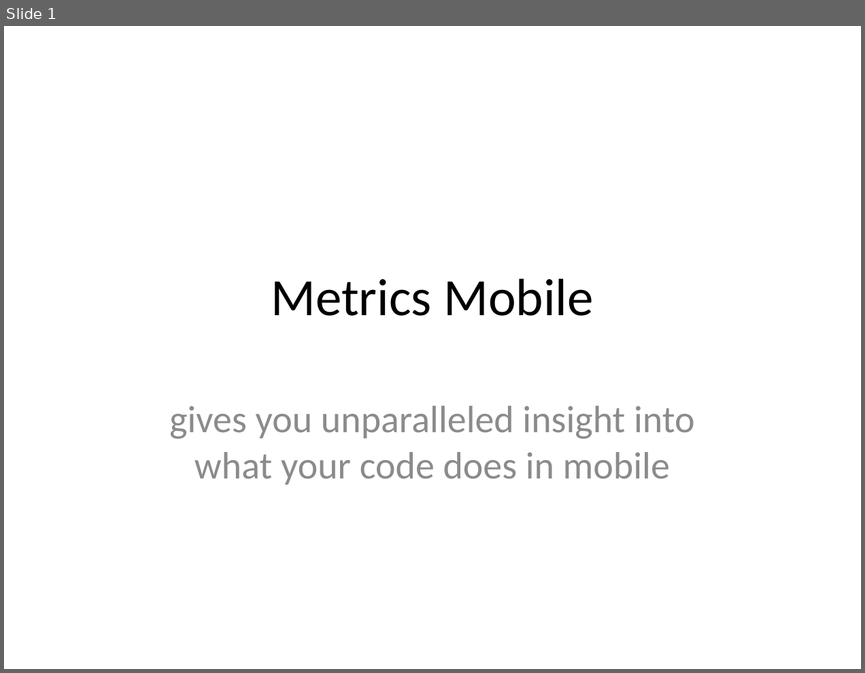
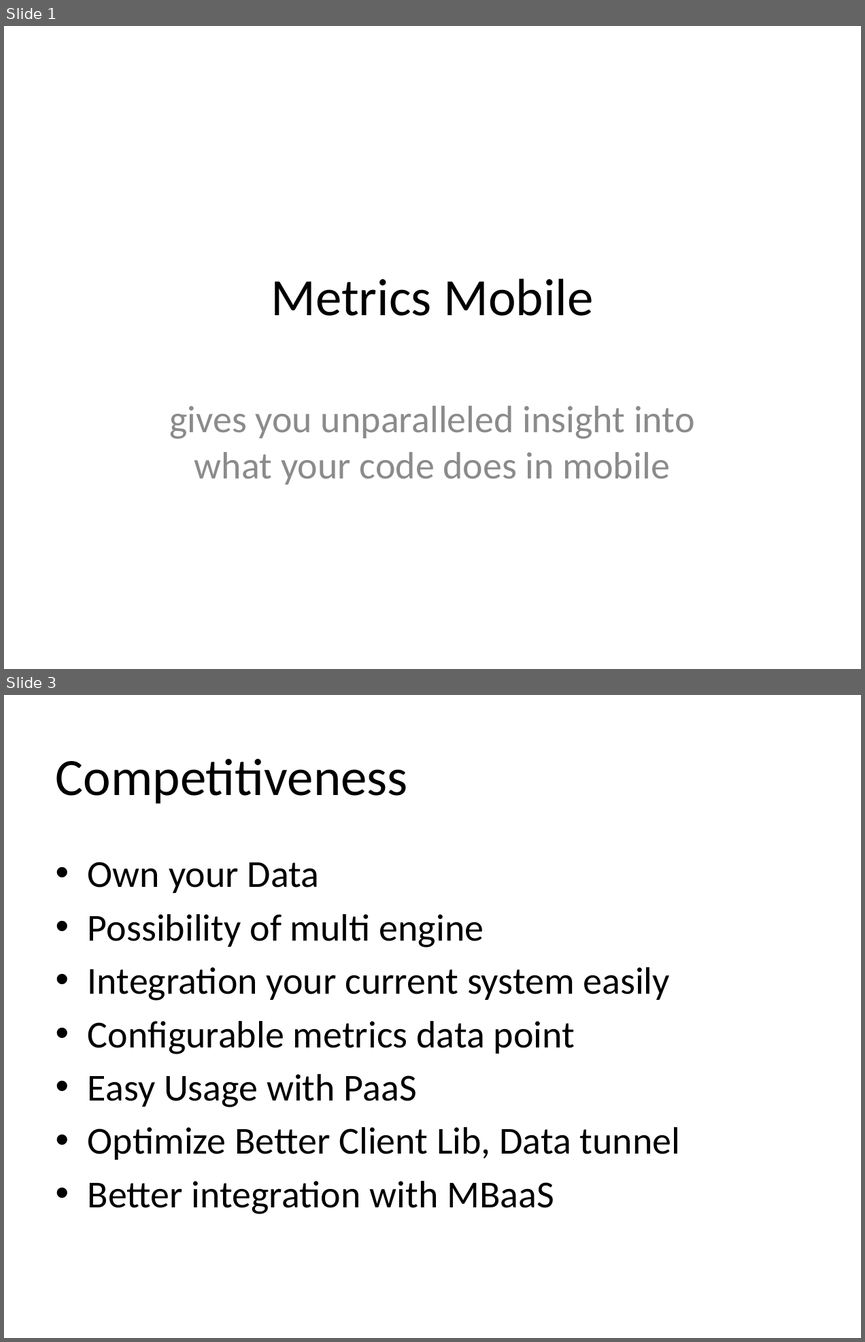
Before and after one commit to yankay/mobile-metrics, a slide deck: doc/metrics-mobile proposal.pptx. Shown one above the other, each under a label of ours: slide 1 before the commit, slides 1 and 3 after it; the slides between them are not shown. The pictures are 865x673 and 865x1342 pixels, drawn with LibreOffice and Linux fonts; fonts in the diff are those of the drawing. Boxes give left, top, right and bottom in pixels: in the first picture for what was removed or moved away, otherwise in the second. Text is boxed around its words. In the diff, an @@ line names an element or a change of style, - is before the commit and + after.

```diff
--- a/doc/metrics-mobile proposal.pptx
+++ b/doc/metrics-mobile proposal.pptx
@@ slide 3 added at box(4, 695, 861, 1338), background #FFFFFF @@
@@ title added at box(56, 758, 408, 804), 44 pt, text #000000 @@
+Competitiveness
@@ text added at box(88, 862, 681, 1214), 32 pt, text #000000 @@
+• Own your Data
+• Possibility of multi engine
+• Integration your current system easily
+• Configurable metrics data point
+• Easy Usage with PaaS
+• Optimize Better Client Lib, Data tunnel
+• Better integration with MBaaS
```
Also in this commit, not shown: 1 slide changed, 9 other slides added.
